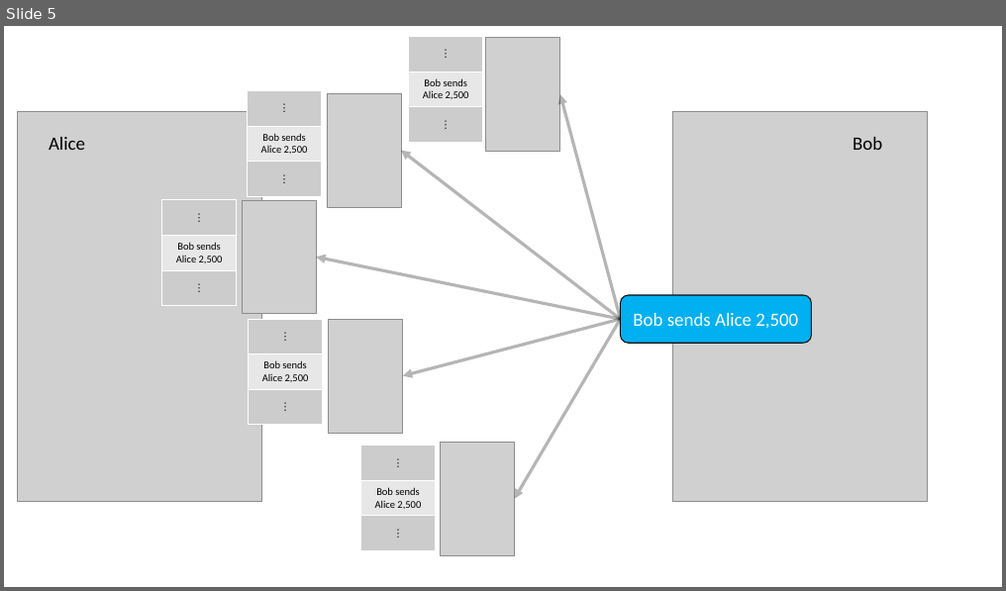
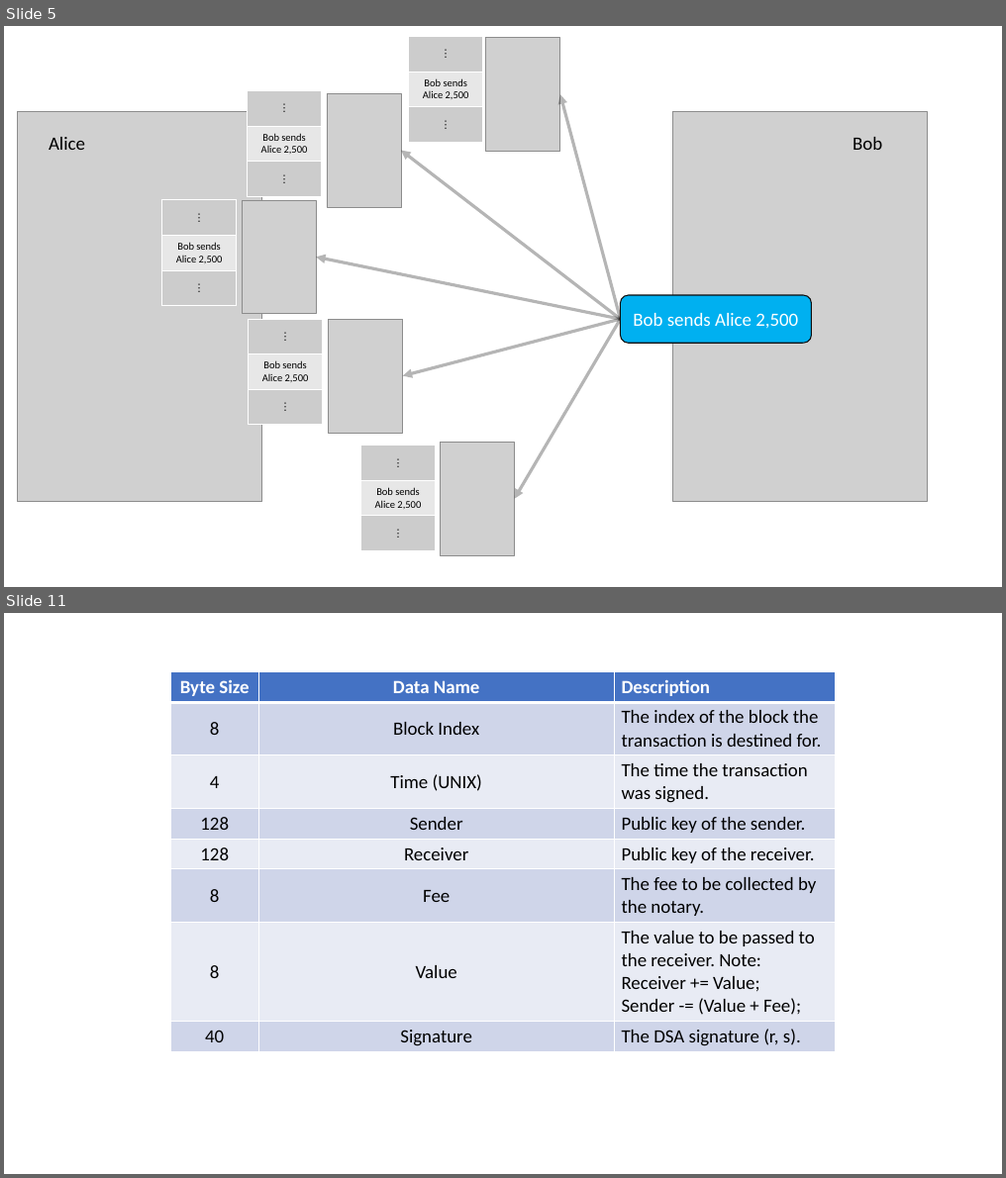
Before and after one commit to Michael-K-Stein/GreenCoin, a slide deck: Thesis/Images/Graphics.pptx. Shown one above the other, each under a label of ours: slide 5 before the commit, slides 5 and 11 after it; the slides between them are not shown. The pictures are 1006x591 and 1006x1178 pixels, drawn with LibreOffice and Linux fonts; fonts in the diff are those of the drawing; grey boxes stand for pictures. Boxes give left, top, right and bottom in pixels: in the first picture for what was removed or moved away, otherwise in the second. Text is boxed around its words. In the diff, an @@ line names an element or a change of style, - is before the commit and + after.

```diff
--- a/Thesis/Images/Graphics.pptx
+++ b/Thesis/Images/Graphics.pptx
@@ slide 11 added at box(4, 613, 1002, 1174), background #FFFFFF @@
@@ table added at box(170, 672, 835, 1051), 8 rows, 3 columns @@
+Byte Size | Data Name | Description
+8 | Block Index | The index of the block the transaction is destined for.
+4 | Time (UNIX) | The time the transaction was signed.
+128 | Sender | Public key of the sender.
+128 | Receiver | Public key of the receiver.
+8 | Fee | The fee to be collected by the notary.
+8 | Value | The value to be passed to the receiver. Note: / Receiver += Value; / Sender -= (Value + Fee);
+40 | Signature | The DSA signature (r, s).
```
Also in this commit, not shown: 9 other slides added, 1 slide removed, 27 other files.
